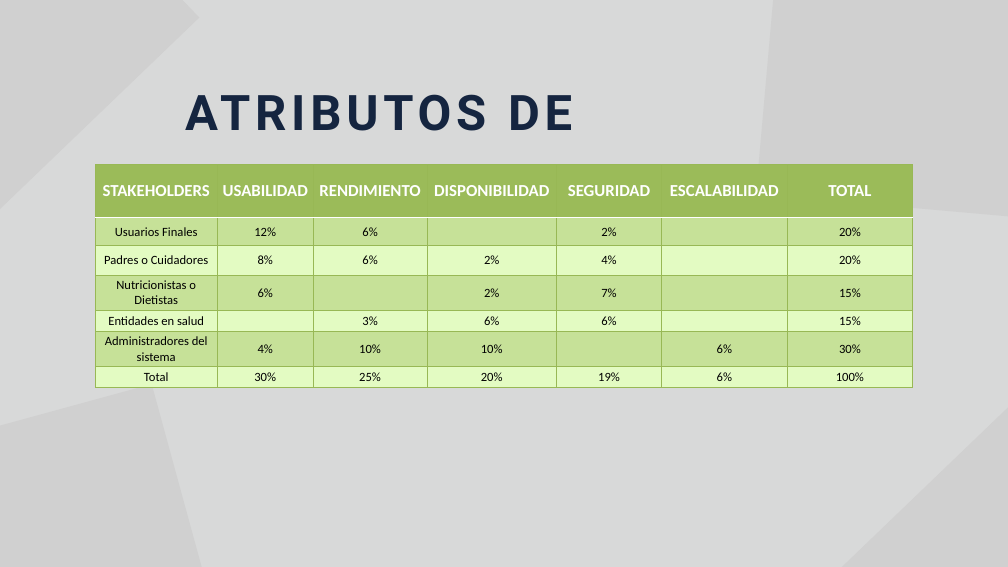
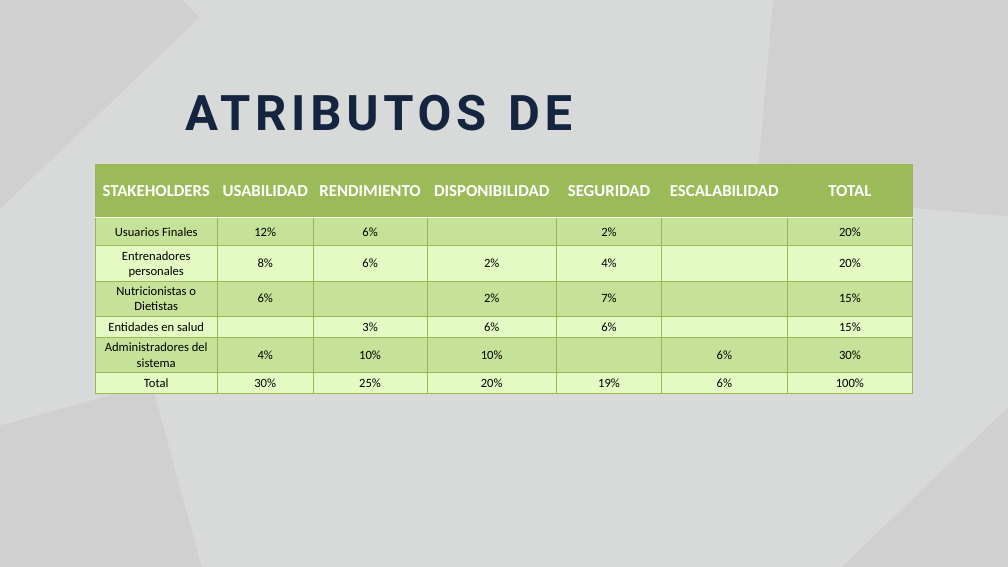
Before and after one commit to Jucer74/SoftwareArchitecture, a slide deck: slide 6 of Project/Context/NutrIA.context.pptx. Drawn at 1008x567 pixels with LibreOffice and Linux fonts; fonts in the diff are those of the drawing; grey boxes stand for pictures. Boxes give left, top, right and bottom in pixels: in the first picture for what was removed or moved away, otherwise in the second. Text is boxed around its words. In the diff, an @@ line names an element or a change of style, - is before the commit and + after.

```diff
--- a/Project/Context/NutrIA.context.pptx
+++ b/Project/Context/NutrIA.context.pptx
@@ table at <box>95,164,912,394</box> @@
-row 3, column 1: Padres o Cuidadores
+row 3, column 1: Entrenadores personales
```
